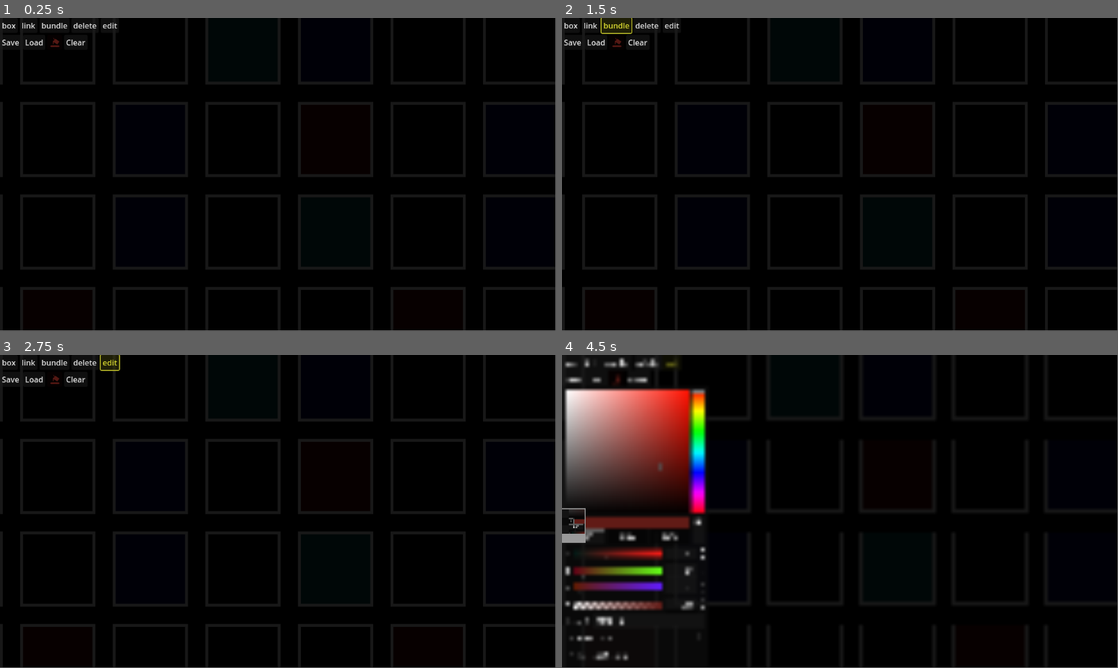
Above: before the commit, frames 1-4 (two rows, left to right).
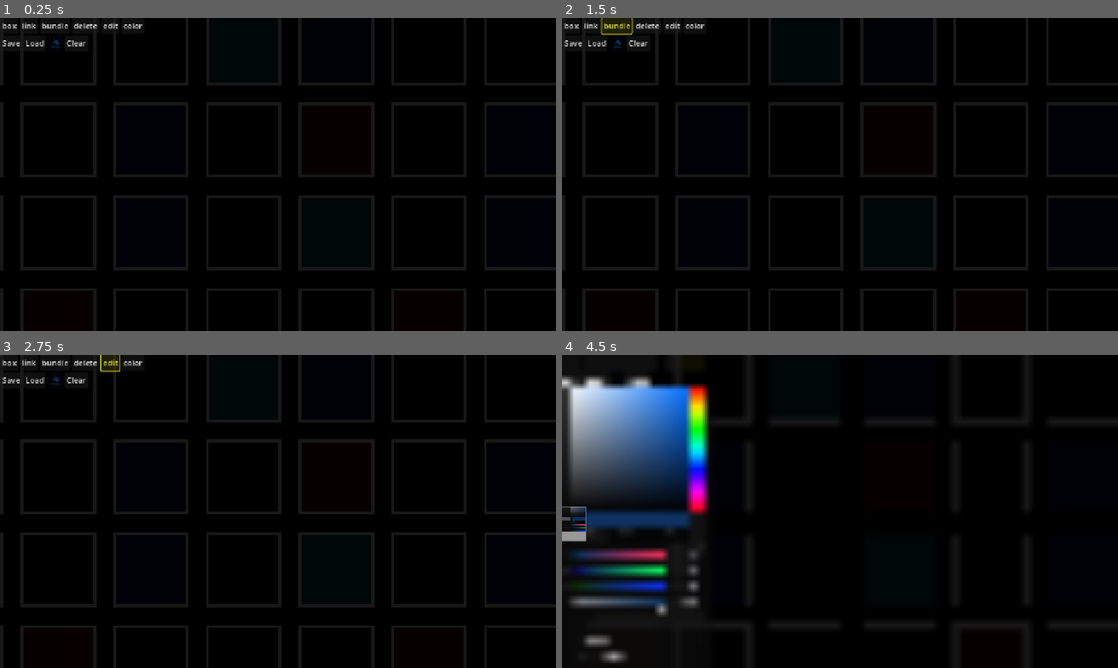
Above: after the commit, the same moments.

Repository: Toasterhog/Nodeweb
Game: Godot game, scene res://scenes/second_main.tscn
Same seed, same stepped clock (60 frames per second), same inputs: the game is played once before the commit and once after it.
Inputs (mouse positions are in pixels of both pictures, inside the frame that each line leads up to; where the layout moved, square brackets give the same spot in the first picture):
- Up to frame 1 (0.25 s): no input
- Up to frame 2 (1.5 s): click "box" at 0.5 s; click "bundle" at 1.25 s
- Up to frame 3 (2.75 s): click "edit" at 2 s
- Up to frame 4 (4.5 s): click (695, 361) at 2.75 s, where only the run after the commit has a clickable "color"; click (617, 380) at 3.52 s; click (573, 517) [573, 520] at 4.25 s
In our replay, the window is 799x449 before the commit and 800x450 after it. These sizes can differ from the game's own. Grey fills any space a smaller window leaves; there, only what the larger window draws over its background counts as a difference.

The runs differ from the first frame. In frame 1, 0.4% of the frame differs, in the area x 0-26%, y 1-11%; in frame 2, 0.5%; in frame 3, 0.5%; in frame 4, 14%, in the area x 0-27%, y 0-99%.

Commit message:
bundles are complete
finished:
save and load bundles
bundle input handeling
bundle delete animation
color, default color apply to bundle, color tool - click on boxes and bundlers
cameramove on MMB oftener inbut
clear button - clear bundles

Diff:
--- a/bundle/bundle.gd
+++ b/bundle/bundle.gd
@@ -15,6 +15,9 @@
 var cornerpos : Vector2
 var half_drag_button_width = 17.5
 @onready var panel: Panel = $Panel
+@onready var drag_button_1: Button = $Panel/drag_button
+@onready var drag_button_2: Button = $Panel/drag_button2
+@onready var text_edit: TextEdit = $PanelContainer/TextEdit
 
 @onready var BuH: Node2D = get_node("/root/Main/papper/bundleHolder")
 
@@ -23,10 +26,13 @@
 	if id == -1:
 		id = IdManager.get_new_id()
 	#add_to_group("bundles")
+	var smtn = get_node("/root/Main/state_machine_tools")
+	print("smtn: ",smtn)
+	smtn.ToolChanged.connect(tool_changed)
 
 
 
-func _input(event: InputEvent) -> void:
+func n_input(event: InputEvent) -> void:
 	if event is InputEventMouseButton:
 		if state_machine.current_state.name == "ToolAddBundle"  and event.button_index == MOUSE_BUTTON_LEFT\
 		or state_machine.current_state.name == "tool_edit" and event.button_index == MOUSE_BUTTON_RIGHT:
@@ -70,11 +76,40 @@
 		if state_machine.current_state.name == "tool_delete":
 			delete_self()
 
+
+	if event is InputEventMouseButton:
+		if state_machine.current_state.name == "ToolAddBundle"  and event.button_index == MOUSE_BUTTON_LEFT\
+		or state_machine.current_state.name == "tool_edit" and event.button_index == MOUSE_BUTTON_RIGHT:
+			if event.pressed:
+				is_dragging = true
+				set_process(true)
+				drag_offset = get_global_mouse_position() - global_position
+				get_viewport().set_input_as_handled()
+			elif not event.pressed:
+				is_dragging = false
+				get_viewport().set_input_as_handled()
+
+	if state_machine.current_state.name == "ToolColor" and Input.is_mouse_button_pressed(MOUSE_BUTTON_LEFT):
+		panel.modulate = state_machine.get_node("ToolAddBundle").default_color
+
+	#ALERT Z-sorting paused
+	#if  event is InputEventAction and event.is_action_just_pressed("push_back", true):
+		#print("bacon")
+		#get_parent().move_child(self, self.get_index()-1 )
+	#if Input.is_key_pressed(KEY_P):
+		#print("mjöl")
+
 func delete_self():
-	pivot_offset = size / 2
+	const endsiz := Vector2(0.8, 0)
+	var siz : Vector2 = get_node("Panel").size
+	var posoff : Vector2 = Vector2((1 - endsiz.x)/2, (1 - endsiz.y)/2 ) * siz
+
 	var tween = get_tree().create_tween()
-	tween.tween_property(self, "scale", Vector2(0.8, 0), 0.1)
+	tween.tween_property(self, "scale", endsiz, 0.1)
+	tween.parallel().tween_property(self, "position", posoff + global_position, 0.1)
 	tween.tween_callback(queue_free)
+
+
 
 func _exit_tree() -> void:
 	IdManager.release_id(id)
@@ -99,10 +134,20 @@
 func _on_drag_button_2_button_up() -> void:
 	is_scaling2 = false
 
-#TODO INFO ALERT ATTENTION
-#save and load bundles
-#color, default color apply to bundle, color tool - click on boxes and bundlers
-#extra: cameramove on MMB oftener inbut
-#copy paste boxes or better selected regions
-#tags
-#bundle/panelcontainer resise to fit text, bundle resise to fit panelcontainer
+
+
+func tool_changed(tool):
+
+	match tool:
+		"ToolAddBundle":
+			drag_button_1.show()
+			drag_button_2.show()
+			text_edit.mouse_filter = MOUSE_FILTER_IGNORE
+		"tool_edit":
+			drag_button_1.show()
+			drag_button_2.show()
+			text_edit.mouse_filter = MOUSE_FILTER_STOP
+		_:
+			drag_button_1.hide()
+			drag_button_2.hide()
+			text_edit.mouse_filter = MOUSE_FILTER_IGNORE
--- a/bundle/bundle.tscn
+++ b/bundle/bundle.tscn
@@ -67,6 +67,7 @@
 offset_top = 10.0
 offset_right = 132.0
 offset_bottom = 60.0
+mouse_filter = 2
 mouse_default_cursor_shape = 13
 theme_override_styles/panel = SubResource("StyleBoxFlat_8skqq")
 
--- a/papperthings/box.gd
+++ b/papperthings/box.gd
@@ -65,6 +65,8 @@
 	and event.double_click and mouse_inside:
 		show_notes()
 
+
+
 func _process(_delta: float) -> void:
 
 	if is_dragging:
@@ -98,9 +100,14 @@
 	mouse_inside = false
 
 func _gui_input(event: InputEvent) -> void:
-	if event is InputEventMouseButton and event.button_index == MOUSE_BUTTON_LEFT:
+	if event is InputEventMouseButton and event.button_index == MOUSE_BUTTON_LEFT: #delete
 		if state_machine.current_state.name == "tool_delete":
 			delete_self()
+
+	if Input.is_mouse_button_pressed(MOUSE_BUTTON_LEFT) and state_machine.current_state.name == "ToolColor": #color
+			var col = state_machine.get_node("tool_add_box").default_color
+			self_modulate = col
+			$VBoxContainer/HBoxContainer/ColorPickerButton.color = col
 
 func show_notes():
 	if TE.visible:
--- a/papperthings/link.gd
+++ b/papperthings/link.gd
@@ -4,10 +4,10 @@
 @export var start_box: Panel
 @export var end_box: Panel
 
-var default_width := 8.0
-var hover_width := 14.0
+const  default_width := 8.0
+const hover_width := 14.0
 var base_color := Color.GRAY
-var hover_color := Color.RED
+const hover_color := Color.RED
 
 @onready var line := $"."
 @onready var collision_shape := $Area2D/CollisionShape2D
--- a/project.godot
+++ b/project.godot
@@ -20,6 +20,11 @@
 [autoload]
 
 IdManager="*res://scripts/id_manager.gd"
+
+[display]
+
+window/stretch/mode="canvas_items"
+window/stretch/aspect="expand"
 
 [global_group]
 
@@ -67,6 +72,11 @@
 "events": [Object(InputEventKey,"resource_local_to_scene":false,"resource_name":"","device":-1,"window_id":0,"command_o …(185 unchanged characters)…
 ]
 }
+push_back={
+"deadzone": 0.2,
+"events": [Object(InputEventKey,"resource_local_to_scene":false,"resource_name":"","device":-1,"window_id":0,"alt_pressed":false,"shift_pressed":false,"ctrl_pressed":false,"meta_pressed":false,"pressed":false,"keycode":0,"physical_keycode":80,"key_label":0,"unicode":112,"location":0,"echo":false,"script":null)
+]
+}
 
 [rendering]
 
--- a/scenes/second_main.tscn
+++ b/scenes/second_main.tscn
@@ -18,6 +18,7 @@
 [ext_resource type="Script" uid="uid://bfsi0bgsuxrco" path="res://saveAndLoad/save_dialog.gd" id="11_iv76u"]
 [ext_resource type="Script" uid="uid://b0xc8u2lyy4dv" path="res://saveAndLoad/load_dialog.gd" id="12_x4i5i"]
 [ext_resource type="Script" uid="uid://sm8xxnbtvc50" path="res://state/tool_add_bundle.gd" id="15_dslak"]
+[ext_resource type="Script" uid="uid://dbxxaawg3f7lh" path="res://state/tool_color.gd" id="16_nhe3j"]
 
 [sub_resource type="Curve" id="Curve_nhe3j"]
 _data = [Vector2(0, 0.5), 0.0, 0.0, 0, 0, Vector2(0.140909, 0.213483), 0.0, 0.0, 0, 0, Vector2(0.245455, 0.94382), 0.0, …(226 unchanged characters)…
@@ -69,8 +70,8 @@
 [node name="CanvasLayer" type="CanvasLayer" parent="."]
 
 [node name="VBoxContainer" type="VBoxContainer" parent="CanvasLayer"]
-offset_right = 40.0
-offset_bottom = 40.0
+offset_right = 247.0
+offset_bottom = 66.0
 
 [node name="HBoxContainer" type="HBoxContainer" parent="CanvasLayer/VBoxContainer"]
 layout_mode = 2
@@ -98,6 +99,10 @@
 layout_mode = 2
 size_flags_horizontal = 3
 text = "edit"
+
+[node name="color" type="Button" parent="CanvasLayer/VBoxContainer/HBoxContainer"]
+layout_mode = 2
+text = "color"
 
 [node name="HBoxContainer2" type="HBoxContainer" parent="CanvasLayer/VBoxContainer"]
 layout_mode = 2
@@ -117,7 +122,7 @@
 custom_minimum_size = Vector2(31, 0)
 layout_mode = 2
 flat = true
-color = Color(0.38, 0.106907, 0.0874, 1)
+color = Color(0.0494, 0.19266, 0.38, 1)
 
 [node name="Button" type="Button" parent="CanvasLayer/VBoxContainer/HBoxContainer2/ColorPickerButton"]
 layout_mode = 1
@@ -126,11 +131,12 @@
 anchor_bottom = 1.0
 grow_horizontal = 2
 grow_vertical = 2
-mouse_filter = 2
+mouse_filter = 1
 icon = ExtResource("3_x4i5i")
 expand_icon = true
 
 [node name="Clear" type="Button" parent="CanvasLayer/VBoxContainer/HBoxContainer2"]
+custom_minimum_size = Vector2(50, 0)
 layout_mode = 2
 text = "Clear"
 script = ExtResource("4_yvaoj")
@@ -199,6 +205,10 @@
 script = ExtResource("15_dslak")
 metadata/_custom_type_script = "uid://sm8xxnbtvc50"
 
+[node name="ToolColor" type="Node" parent="state_machine_tools"]
+script = ExtResource("16_nhe3j")
+metadata/_custom_type_script = "uid://dbxxaawg3f7lh"
+
 [node name="ID manager" type="Node" parent="."]
 script = ExtResource("8_fc7so")
 
@@ -231,6 +241,7 @@
 [connection signal="button_down" from="CanvasLayer/VBoxContainer/HBoxContainer/bundle" to="state_machine_tools" method="_on_bundle_button_down"]
 [connection signal="button_down" from="CanvasLayer/VBoxContainer/HBoxContainer/erasor" to="state_machine_tools" method="_on_erasor_button_down"]
 [connection signal="button_down" from="CanvasLayer/VBoxContainer/HBoxContainer/edit" to="state_machine_tools" method="_on_edit_button_down"]
+[connection signal="button_down" from="CanvasLayer/VBoxContainer/HBoxContainer/color" to="state_machine_tools" method="_on_color_button_down"]
 [connection signal="button_up" from="CanvasLayer/VBoxContainer/HBoxContainer2/save" to="CanvasLayer/PopupMenu" method="_on_save_button_up"]
 [connection signal="button_up" from="CanvasLayer/VBoxContainer/HBoxContainer2/load" to="save_load_node/LoadDialog" method="_on_load_button_up"]
 [connection signal="popup_closed" from="CanvasLayer/VBoxContainer/HBoxContainer2/ColorPickerButton" to="state_machine_tools" method="_on_color_picker_button_popup_closed"]
--- a/scripts/Clear.gd
+++ b/scripts/Clear.gd
@@ -1,15 +1,16 @@
 extends Button
 
-var time := 0.0
 var delt := 0.0
 @onready var box_holder: Node2D = $"../../../../papper/boxHolder"
+@onready var bundle_holder: Node2D = $"../../../../papper/bundleHolder"
 
 func _on_button_up() -> void:
 	$"../../../ConfirmationDialog".popup()
 
 func _on_confirmation_dialog_confirmed() -> void:
 	var ca = box_holder.get_child_count()
-	delt = 2.0 / ca
+	var bun_cnt = bundle_holder.get_child_count()
+	delt = 2.0 / (ca + bun_cnt)
 	delt = minf(delt, 0.16)
 
 	var t =  get_tree().create_tween().set_parallel()
@@ -19,6 +20,21 @@
 		t.tween_property(c, "scale", Vector2(0.1, 2.5), 0.3).set_delay(delt * i).set_custom_interpolator(ci)
 		t.tween_callback(c.queue_free).set_delay(delt * i + 0.3)
 
+
+
+	for i in bun_cnt:
+		var bun = bundle_holder.get_child(i)
+		#t.tween_callback(bun.delete_self).set_delay(delt*ca + delt * i)
+		const endsiz := Vector2(0.1, 1.3)
+		var siz : Vector2 = bun.get_node("Panel").size
+		var posoff : Vector2 = Vector2((1 - endsiz.x)/2, (1 - endsiz.y)/2 ) * siz
+
+		t.tween_property(bun, "scale", endsiz, 0.3).set_delay(delt*ca + delt * i).set_custom_interpolator(ci)
+		t.tween_property(bun, "position", posoff + bun.global_position, 0.3).set_delay(delt*ca + delt * i).set_custom_interpolator(ci)
+		t.tween_callback(bun.queue_free).set_delay(delt*ca + delt * i + 0.3)
+
+
+
 func ci(v):
 	return curve.sample_baked(v)
 
--- a/scripts/camera_2d.gd
+++ b/scripts/camera_2d.gd
@@ -12,7 +12,7 @@
 
 
 
-func _unhandled_input(event: InputEvent) -> void:
+func _input(event: InputEvent) -> void: #WARNING ATTENTION this was _unhandled_input before
 	if event is InputEventMouseMotion:
 		if event.button_mask == MOUSE_BUTTON_MASK_MIDDLE:
 			position -= event.relative / zoom
@@ -32,6 +32,8 @@
 			if event.button_index == MOUSE_BUTTON_WHEEL_DOWN:
 				zoom_out()
 
+
+
 func zoom_out() -> void:
 	target_zoom = max(target_zoom * (1- delta_zoom), min_zoom)
 	set_physics_process(true)
--- a/state/state.gd
+++ b/state/state.gd
@@ -1,7 +1,7 @@
 extends Node
 class_name State
 
-signal Transisioned
+
 var isactive : bool = false
 
 func enter():
--- a/state/state_machine_tools.gd
+++ b/state/state_machine_tools.gd
@@ -2,13 +2,12 @@
 
 var current_state : State = State.new()
 var states : Dictionary = {}
+signal ToolChanged(tool : String)
 
 func _ready() -> void:
 	for child in get_children():
 		if child is State:
 			states[child.name] = child
-			child.Transisioned.connect(child_transision)
-	print(states)
 	_on_color_picker_button_popup_closed()
 
 
@@ -35,8 +34,9 @@
 		current_state.exit()
 
 	new_state.enter()
+	current_state = new_state
+	ToolChanged.emit(new_state_name)
 
-	current_state = new_state
 
 
 
@@ -61,6 +61,10 @@
 	child_transision("tool_delete")
 	vis_indicator_button("erasor")
 
+func _on_color_button_down() -> void:
+	child_transision("ToolColor")
+	vis_indicator_button("color")
+
 func main_input(): #ATTENTION this is triggered sometimes when typing text!
 
 	if Input.is_action_just_pressed("box"):
@@ -84,6 +88,7 @@
 	$"../CanvasLayer/VBoxContainer/HBoxContainer/bundle".modulate = Color(1,1,1)
 	$"../CanvasLayer/VBoxContainer/HBoxContainer/erasor".modulate = Color(1,1,1)
 	$"../CanvasLayer/VBoxContainer/HBoxContainer/edit".modulate = Color(1,1,1)
+	$"../CanvasLayer/VBoxContainer/HBoxContainer/color".modulate = Color(1,1,1)
 	if not butt: return
 	get_node("../CanvasLayer/VBoxContainer/HBoxContainer/%s" % butt).modulate = Color(0.9,0.9,0.2)
 	get_node("../CanvasLayer/VBoxContainer/HBoxContainer/%s" % butt).grab_focus()
@@ -94,3 +99,4 @@
 	var color = $"../CanvasLayer/VBoxContainer/HBoxContainer2/ColorPickerButton".color
 	$"../CanvasLayer/VBoxContainer/HBoxContainer2/ColorPickerButton/Button".modulate = color
 	$tool_add_box.default_color = color
+	$ToolAddBundle.default_color = color
--- a/state/tool_add_bundle.gd
+++ b/state/tool_add_bundle.gd
@@ -9,6 +9,6 @@
 	if event.is_action_pressed("LMB"):
 				var bundle = preload("uid://bhwvnws1rjko1").instantiate()
 				bundle.position = $"../../papper".get_global_mouse_position() - bundle.get_node("Panel").size/2
-				bundle.self_modulate = default_color
+				bundle.get_node("Panel").modulate = default_color
 				#bundle.get_node("VbundleContainer/HbundleContainer/ColorPickerButton").color = default_color
 				bundle_holder.add_child(bundle)
--- /dev/null
+++ b/state/tool_color.gd
@@ -0,0 +1,2 @@
+extends State
+class_name ToolColor
Not shown: 1 places in scenes/second_main.tscn that only renumber resources
Not shown, added: state/tool_color.gd.uid
Not shown, changed: README.md
